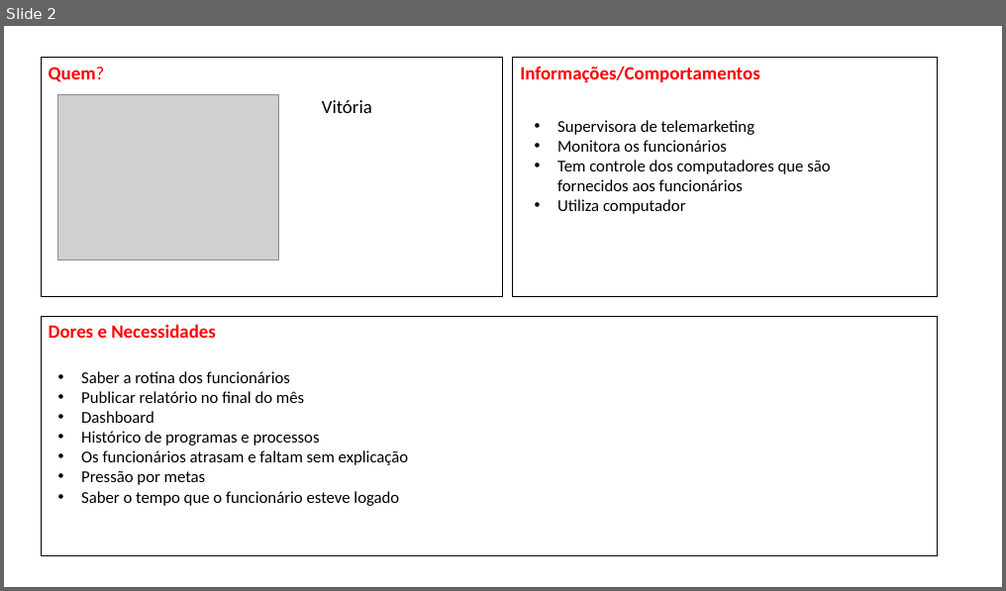
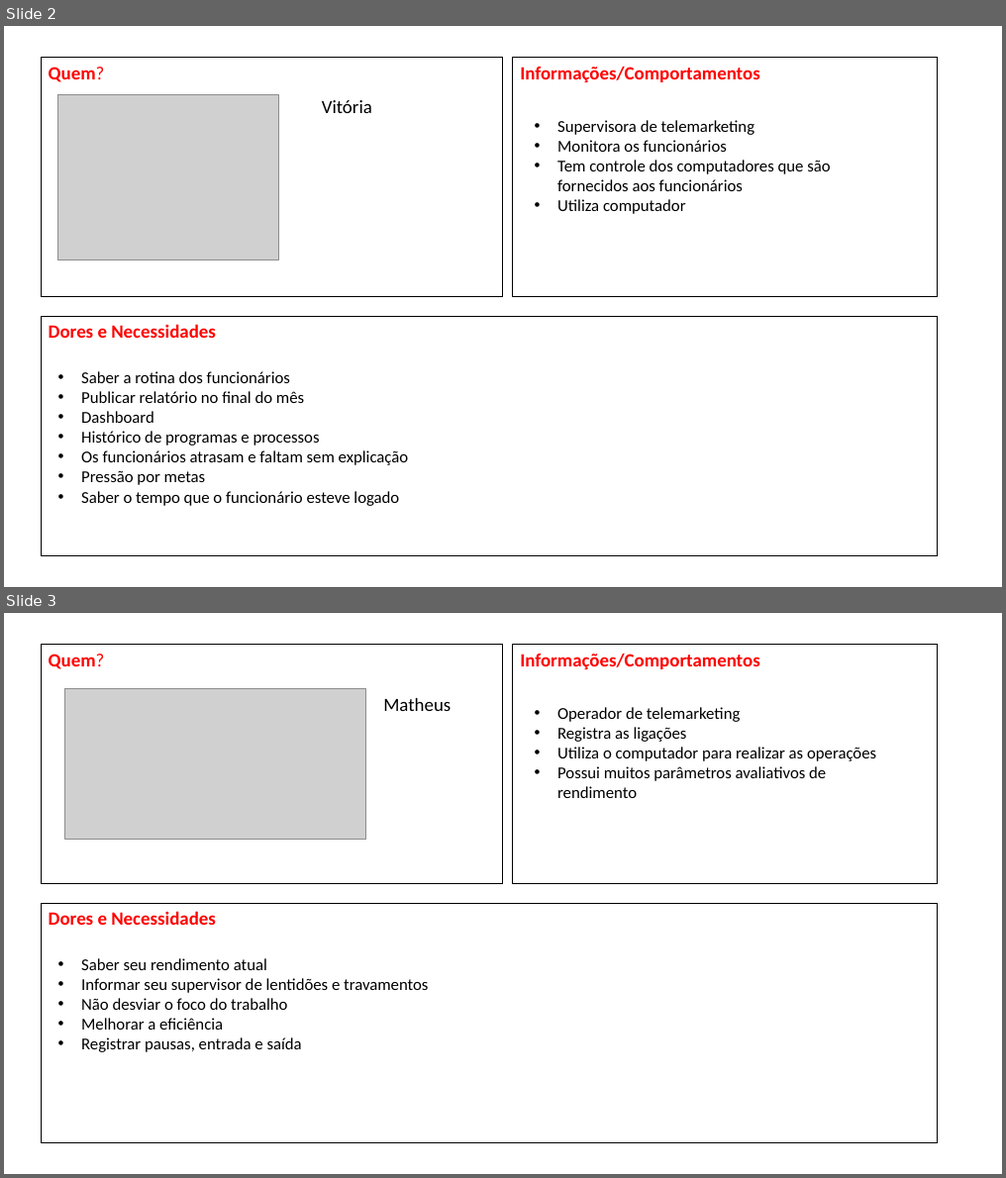
Before and after one commit to BandTec/grupo-07-adsa-20201, a slide deck: Documentação/ProtoPersona.pptx. Shown one above the other, each under a label of ours: slide 2 before the commit, slides 2 and 3 after it. The pictures are 1006x591 and 1006x1178 pixels, drawn with LibreOffice and Linux fonts; fonts in the diff are those of the drawing; grey boxes stand for pictures. Boxes give left, top, right and bottom in pixels: in the first picture for what was removed or moved away, otherwise in the second. Text is boxed around its words. In the diff, an @@ line names an element or a change of style, - is before the commit and + after.

Commit message:
funcionário adicionado na protopersona

```diff
--- a/Documentação/ProtoPersona.pptx
+++ b/Documentação/ProtoPersona.pptx
@@ slide 3 added at (4, 613, 1002, 1174), background #FFFFFF @@
@@ rectangle added at (41, 645, 503, 884), fill #FFFFFF, outline #000000 1 pt @@
@@ text added at (49, 654, 105, 669), 18 pt, text #FF0000, bold @@
+Quem?
@@ rectangle added at (513, 645, 938, 884), fill #FFFFFF, outline #000000 1 pt @@
@@ text added at (520, 653, 760, 669), 18 pt, text #FF0000, bold @@
+Informações/Comportamentos
@@ picture added at (65, 689, 366, 840) @@
@@ text added at (383, 698, 450, 711), 18 pt, text #000000 @@
+Matheus
@@ text added at (557, 707, 876, 798), 16 pt, text #000000 @@
+• Operador de telemarketing
+• Registra as ligações
+• Utiliza o computador para realizar as operações
+• Possui muitos parâmetros avaliativos de rendimento
@@ rectangle added at (41, 903, 937, 1143), fill #FFFFFF, outline #000000 1 pt @@
@@ text added at (49, 911, 216, 925), 18 pt, text #FF0000, bold @@
+Dores e Necessidades
@@ text added at (81, 959, 428, 1053), 16 pt, text #000000 @@
+• Saber seu rendimento atual
+• Informar seu supervisor de lentidões e travamentos
+• Não desviar o foco do trabalho
+• Melhorar a eficiência
+• Registrar pausas, entrada e saída
```
